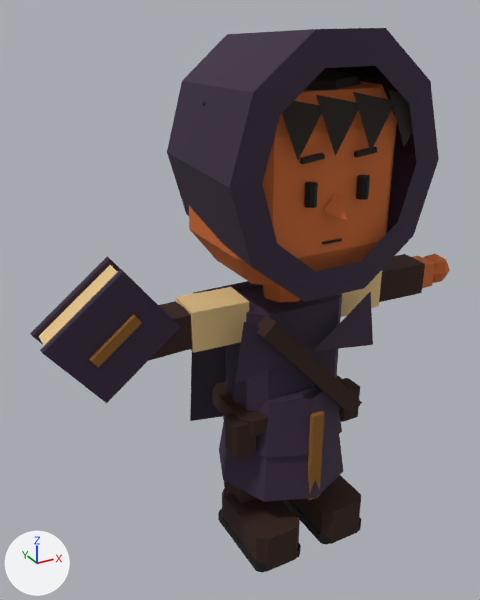
Before and after pictures for a commit that changed the glTF model art/char_chorister/char_chorister.glb.
The view is the same before and after, from a 50 mm lens placed at (-0.913, -1.455, 1.523), pointed at (-0.111, 0.002, 0.794). Arrows for +X, +Y and +Z are at lower left; the lights stay in place. The older version comes first. Where no turn or scale is listed for an object, it has been applied to the vertices.

Before the edit, the objects in view are built like this:
```python
me_mmr_character___chorister_body_mesh_001 = bpy.data.meshes.new('MMR Character | chorister Body Mesh.001')
me_mmr_character___chorister_body_mesh_001.from_pydata(...)  # 543 vertices, 898 faces; spans x -0.619..0.623, y -0.262..0.244, z 0.0..1.483
me_mmr_character___chorister_body_mesh_001.materials.append(mat_mmr___shared_palette_atlas)  # picture img_mmr_shared_color_palette_64
me_mmr_character___chorister_held_hymnal_mesh_001 = bpy.data.meshes.new('MMR Character | chorister Held hymnal Mesh.001')
me_mmr_character___chorister_held_hymnal_mesh_001.from_pydata(...)  # 56 vertices, 96 faces; spans x -1.027..-0.511, y -0.106..0.086, z 0.908..1.416
me_mmr_character___chorister_held_hymnal_mesh_001.materials.append(mat_mmr___shared_palette_atlas)  # picture img_mmr_shared_color_palette_64
ob_mmr_character___chorister_body_001 = bpy.data.objects.new('MMR Character | chorister Body.001', me_mmr_character___chorister_body_mesh_001)
ob_mmr_character___chorister_body_001.location = (0.037, 0.009, 0.0)
ob_mmr_character___chorister_held_hymnal_001 = bpy.data.objects.new('MMR Character | chorister Held hymnal.001', me_mmr_character___chorister_held_hymnal_mesh_001)
ob_mmr_character___chorister_held_hymnal_001.location = (0.037, 0.009, 0.0)
ob_mmr_character___chorister_held_hymnal_001.scale = (0.678, 0.678, 0.678)
```
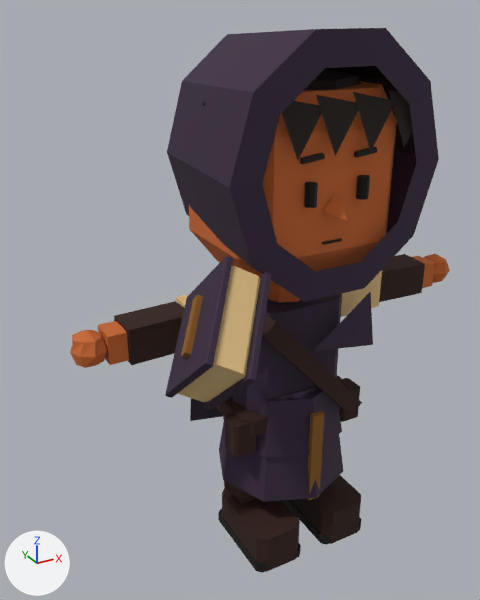
The newer file is also turned or shifted as a whole; pictures and numbers use the older file's frame.

Boxes [x1, y1, x2, y2] around the edits, measured in the pictures (480 x 600 px):
'MMR Character | chorister Held hymnal.001', moved, turned
    before: [30, 256, 180, 403]
    after: [165, 256, 271, 410]
'MMR Character | chorister Wrist Connections.001', unchanged, uncovered by the edit
    before: [412, 256, 435, 288]
    after: [98, 256, 435, 365]

Patch to the scene script:
```diff
--- a/art/char_chorister/char_chorister.glb.py
+++ b/art/char_chorister/char_chorister.glb.py
@@ ob_mmr_character___chorister_held_hymnal_001 @@
 ob_mmr_character___chorister_held_hymnal_001 = bpy.data.objects.new('MMR Character | chorister Held hymnal.001', me_mmr_character___chorister_held_hymnal_mesh_001)
-ob_mmr_character___chorister_held_hymnal_001.location = (0.037, 0.009, 0.0)
+ob_mmr_character___chorister_held_hymnal_001.location = (-0.374, 0.482, 0.236)
+ob_mmr_character___chorister_held_hymnal_001.rotation_euler = (1.968, 2.075, 0.119)  # degrees (113, 119, 6.8)
 ob_mmr_character___chorister_held_hymnal_001.scale = (0.678, 0.678, 0.678)
```
